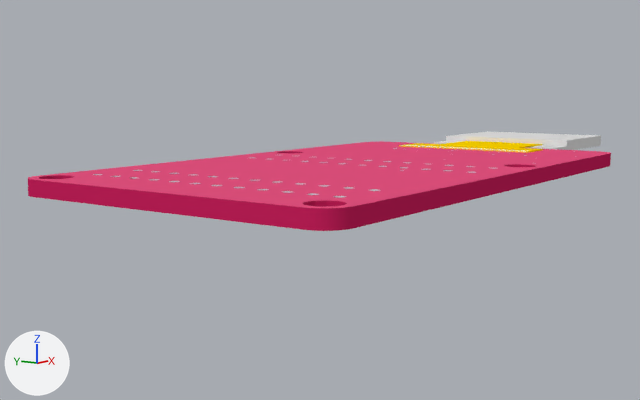
Renders of the Blender file products/13628/geometry_edit_blender/Photon_Micro_OLED_Shield.blend from each side of a commit.
Camera for both pictures: a 50 mm camera at (-49.9, -34.6, 9.7) aimed at (34.8, 26.1, -4.3). The axes (+X, +Y, +Z) are drawn at lower left. The lights are the same throughout.

The first picture shows 'Mesh1 pcbgroup Model', 'Mesh8 OLED_0_66_64X48_1 Model'.
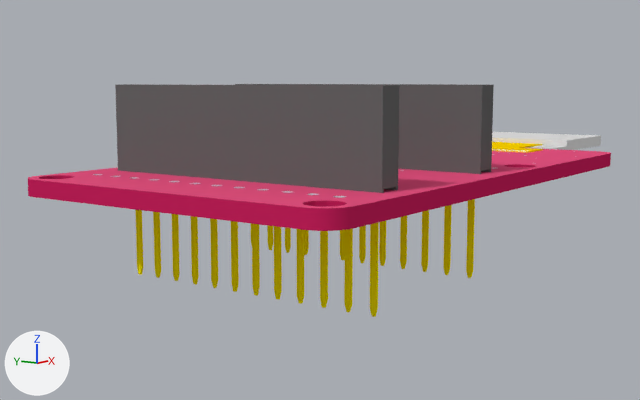
Commit message: 13628 - Photon Micro OLED Shield

Diff of the bpy script that builds the scene:
```diff
--- a/products/13628/geometry_edit_blender/Photon_Micro_OLED_Shield.blend.py
+++ b/products/13628/geometry_edit_blender/Photon_Micro_OLED_Shield.blend.py
@@ mat_m_0046_gold @@
+mat_m_0046_gold = diffuse_material('M_0046_Gold')
+mat_m_0046_gold.base_color = (1.0, 0.843, 0.0)  # yellow #ffed00
@@ me_mesh8_spark_photon_template_wide1_model @@
+me_mesh8_spark_photon_template_wide1_model.from_pydata(...)  # 305 vertices, 360 faces; spans x 10.2..12.7, y -9.8..9.3, z -33.2..-2.3
+# faces by material slot: [276, 84]
+me_mesh8_spark_photon_template_wide1_model.materials.append(mat_m_0136_charcoal)  # dark grey #686868
+me_mesh8_spark_photon_template_wide1_model.materials.append(mat_m_0046_gold)  # yellow #ffed00
@@ me_mesh9_spark_photon_template_wide1_model @@
+me_mesh9_spark_photon_template_wide1_model.from_pydata(...)  # 305 vertices, 360 faces; spans x 28.1..30.6, y -9.8..9.3, z -33.2..-2.3
+# faces by material slot: [276, 84]
+me_mesh9_spark_photon_template_wide1_model.materials.append(mat_m_0136_charcoal)  # dark grey #686868
+me_mesh9_spark_photon_template_wide1_model.materials.append(mat_m_0046_gold)  # yellow #ffed00
@@ ob_mesh8_spark_photon_template_wide1_model @@
+ob_mesh8_spark_photon_template_wide1_model = bpy.data.objects.new('Mesh8 SPARK_PHOTON_TEMPLATE_WIDE1 Model', me_mesh8_spark_photon_template_wide1_model)
+ob_mesh8_spark_photon_template_wide1_model.location = (0.0, 0.0, 0.0)
+ob_mesh8_spark_photon_template_wide1_model.rotation_euler = (1.571, 0.0, 0.0)  # degrees (90, 0, 0)
@@ ob_mesh9_spark_photon_template_wide1_model @@
+ob_mesh9_spark_photon_template_wide1_model = bpy.data.objects.new('Mesh9 SPARK_PHOTON_TEMPLATE_WIDE1 Model', me_mesh9_spark_photon_template_wide1_model)
+ob_mesh9_spark_photon_template_wide1_model.location = (0.0, 0.0, 0.0)
+ob_mesh9_spark_photon_template_wide1_model.rotation_euler = (1.571, 0.0, 0.0)  # degrees (90, 0, 0)
```

Location of each change, (x1, y1, x2, y2) in pixels of the pictures (640 x 400 px):
'Mesh8 SPARK_PHOTON_TEMPLATE_WIDE1 Model', added: after (115, 84, 399, 317)
    faces in mat_m_0136_charcoal (dark grey #686868): (115, 84, 399, 193)
    faces in mat_m_0046_gold (yellow #ffed00): (135, 209, 379, 317)
'Mesh9 SPARK_PHOTON_TEMPLATE_WIDE1 Model', added: after (235, 84, 494, 278)
    faces in mat_m_0136_charcoal (dark grey #686868): (235, 84, 494, 174)
    faces in mat_m_0046_gold (yellow #ffed00): (251, 199, 475, 278)
